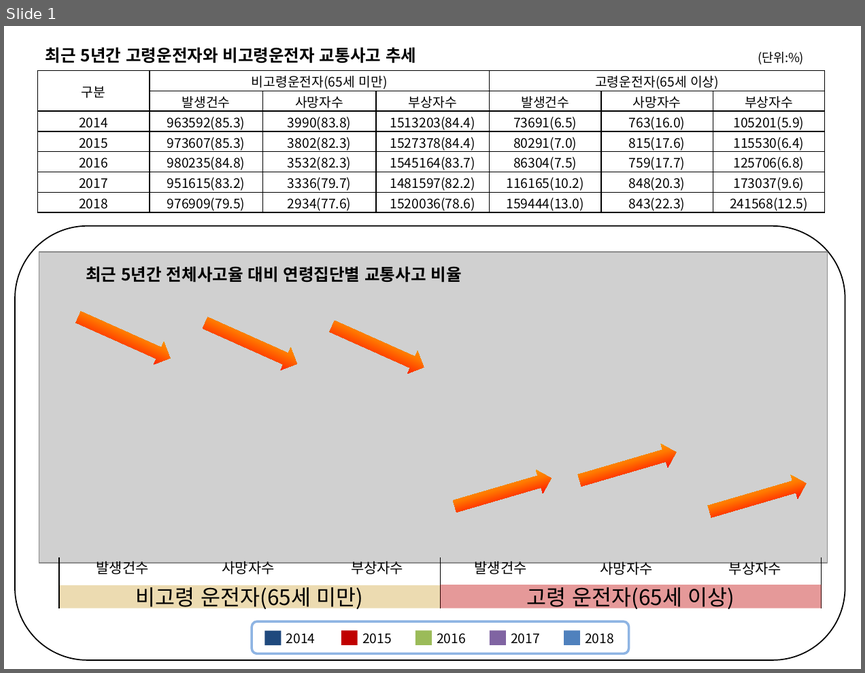
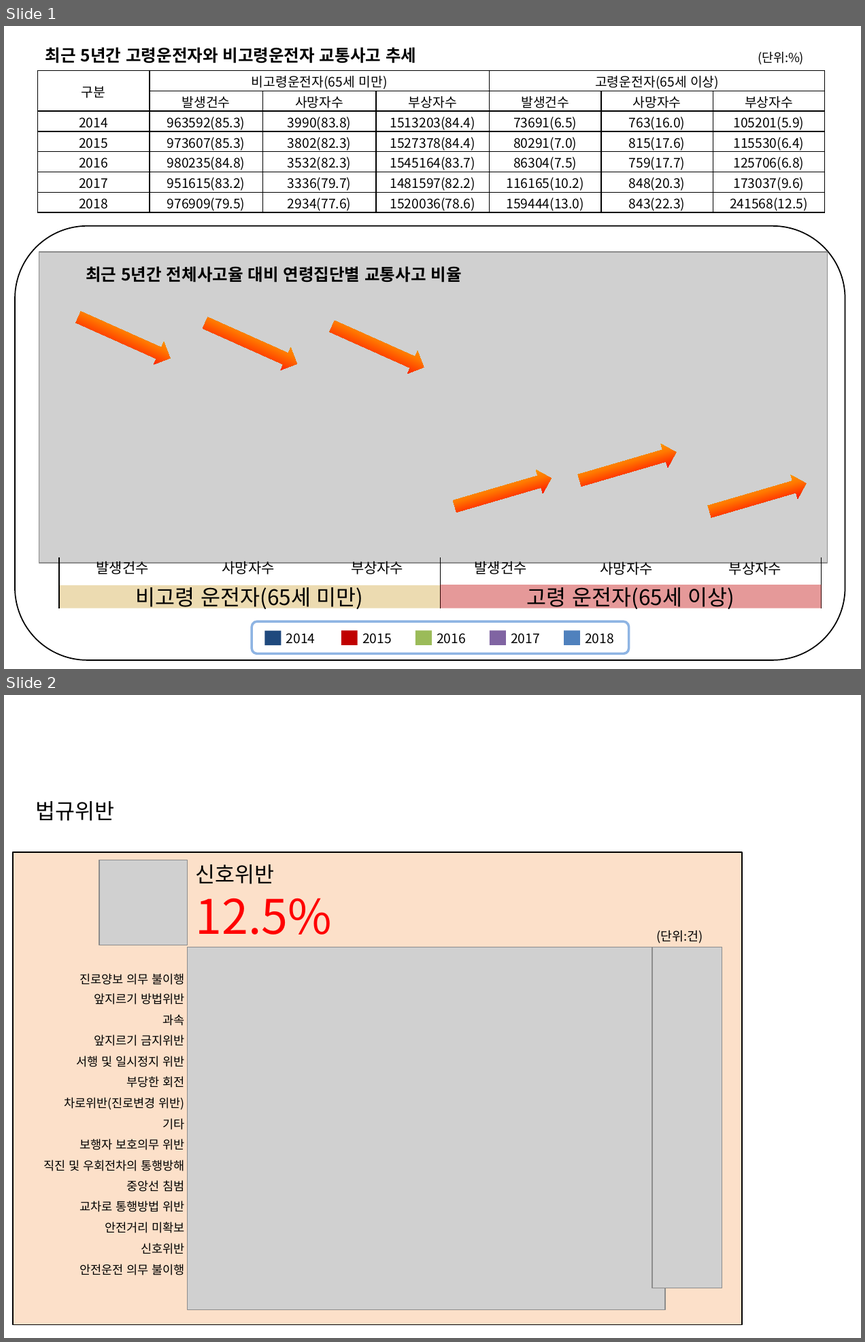
Before and after one commit to Heechul90/Python_Project3, a slide deck: 수정.pptx. Shown one above the other, each under a label of ours: slide 1 before the commit, slides 1 and 2 after it. The pictures are 865x673 and 865x1342 pixels, drawn with LibreOffice and Linux fonts; fonts in the diff are those of the drawing; grey boxes stand for pictures. Boxes give left, top, right and bottom in pixels: in the first picture for what was removed or moved away, otherwise in the second. Text is boxed around its words. In the diff, an @@ line names an element or a change of style, - is before the commit and + after.

```diff
--- a/수정.pptx
+++ b/수정.pptx
@@ slide 2 added at box(4, 695, 861, 1338), background #FFFFFF @@
@@ text added at box(35, 801, 114, 821), 18 pt, text #000000 @@
+법규위반
@@ group added at box(14, 852, 742, 1324): 17 texts, 3 pictures, 1 rectangle @@
+안전운전 의무 불이행
+신호위반
+안전거리 미확보
+교차로 통행방법 위반
+중앙선 침범
+직진 및 우회전차의 통행방해
+보행자 보호의무 위반
+기타
+차로위반(진로변경 위반)
+부당한 회전
+서행 및 일시정지 위반
+앞지르기 금지위반
+과속
+진로양보 의무 불이행
+앞지르기 방법위반
+(단위:건)
+신호위반
+12.5%
```
Also in this commit, not shown: 1 other slide added, 6 other files.
